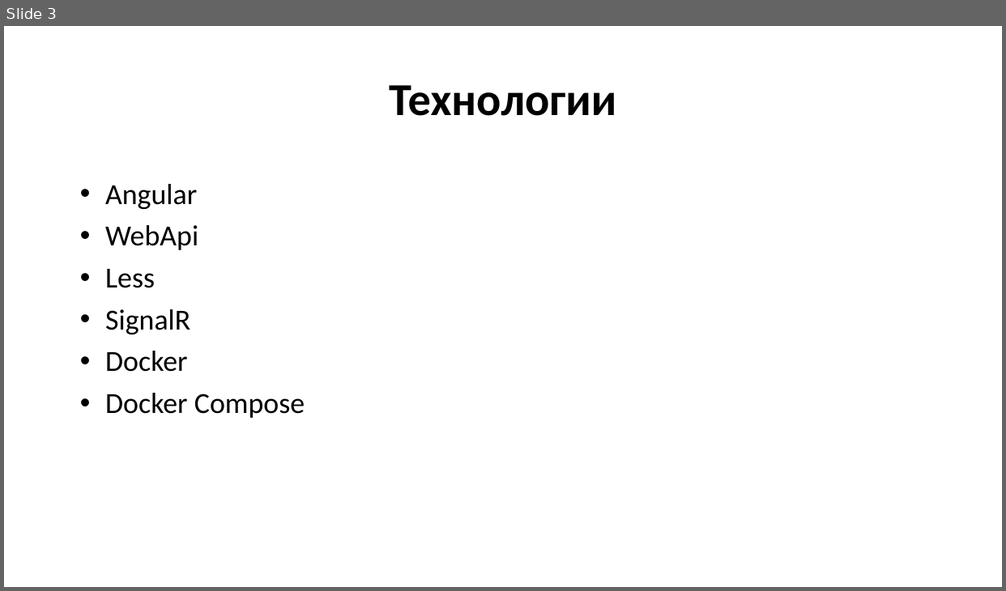
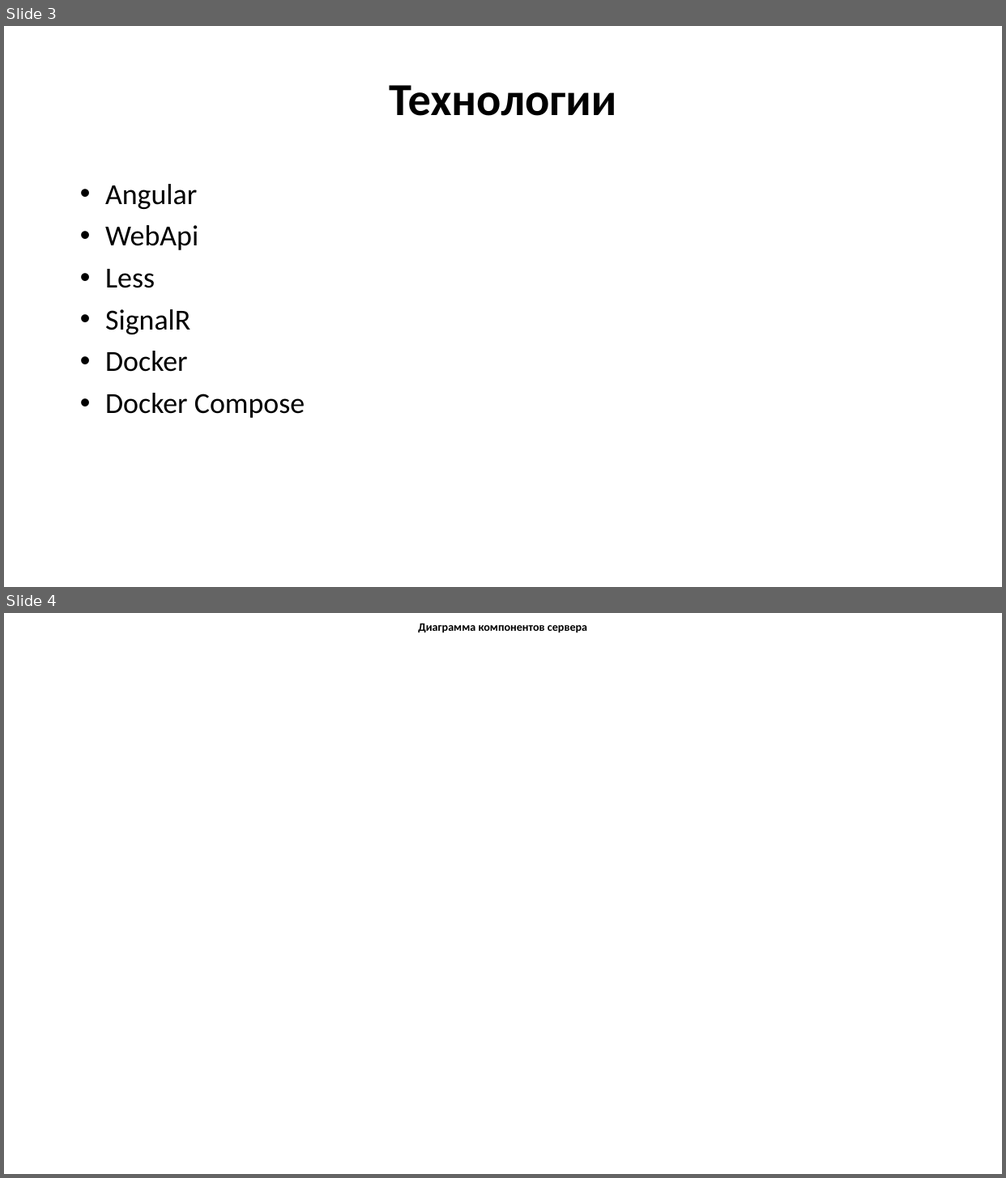
Before and after one commit to HelenMakarchuk/Infotecs.Tasks, a slide deck: Artifacts/Presentation.pptx. Shown one above the other, each under a label of ours: slide 3 before the commit, slides 3 and 4 after it. The pictures are 1006x591 and 1006x1178 pixels, drawn with LibreOffice and Linux fonts; fonts in the diff are those of the drawing; background and template pictures are left out. Boxes give left, top, right and bottom in pixels: in the first picture for what was removed or moved away, otherwise in the second. Text is boxed around its words. In the diff, an @@ line names an element or a change of style, - is before the commit and + after.

```diff
--- a/Artifacts/Presentation.pptx
+++ b/Artifacts/Presentation.pptx
@@ slide 4 added at <box>4,613,1002,1174</box>, background picture (left out) @@
@@ text added at <box>418,624,587,633</box>, 11 pt, text #000000, bold @@
+Диаграмма компонентов сервера
```
Also in this commit, not shown: 4 other slides added, 4 slides removed, 1 other file.
